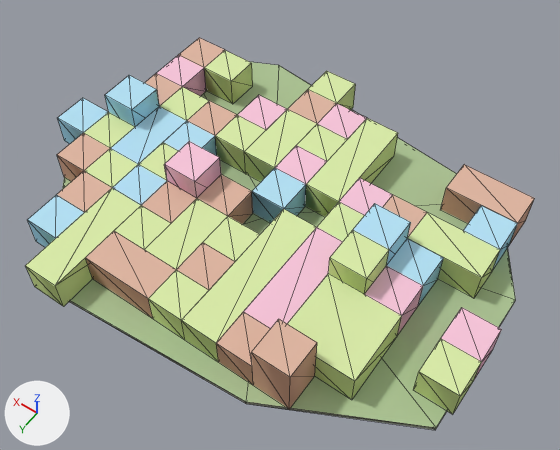
One commit to the glTF model godot_project/remake/sky/islands/SKY-054.lod2.glb: the scene before it, then after it.
Rendered twice from a 50 mm lens placed at (-116.0, 155.0, 241.0), pointed at (-3.0, -2.0, -7.0). The lights are fixed; the arrows at lower left show +X, +Y and +Z. The older version comes first. Mesh edges are drawn as thin lines. Vertices at exactly the same position are counted once.

The first picture shows 'deck', 'rock', 'warren_hull'.
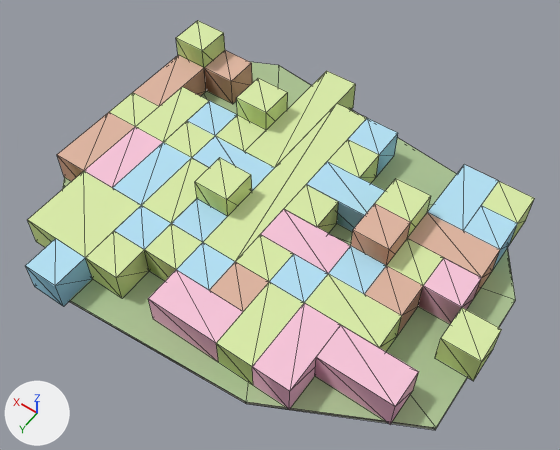
What the commit changed:
me_warren_hull is used by ob_warren_hull; location (0.0, 0.0, 0.0).
me_warren_hull had 218 vertices, 540 faces and spanned x -99.0..96.0, y -72.0..78.0, z 0.0..23.0.
me_warren_hull now has 201 vertices, 480 faces and spans x -99.0..81.0, y -72.0..78.0, z 0.0..23.0.
me_warren_hull part 1: 29 vertices removed from x 6.0..96.0, y -57.0..18.0, z 0.0..23.0; 10 vertices added at x 6.0..81.0, y -57.0..18.0, z 23.0.
me_warren_hull part 2: 3 vertices moved from x -69.0..-54.0, y 48.0, z 0.0..23.0 to x -69.0..-54.0, y 33.0..48.0, z 0.0..13.0; 11 vertices removed from x -99.0..-9.0, y 18.0..63.0, z 0.0..23.0; 13 vertices added at x -84.0..21.0, y 18.0..63.0, z 0.0..13.0.
me_warren_hull part 3: 2 vertices removed from x -54.0, y -42.0, z 0.0..13.0; 6 vertices added at x -69.0..-24.0, y -57.0..-27.0, z 0.0..23.0.
me_warren_hull part 4: 4 vertices removed from x 51.0..66.0, y 48.0, z 0.0..13.0.
me_warren_hull part 5: 128 kept faces spanning x -99.0..81.0, y -57.0..78.0, z 0.0..23.0 get new vertex colours.

Changed parts and their boxes [x1, y1, x2, y2] in the pictures (560 x 450 px; the box of a moved part takes in the faces that stretch with it):
'warren_hull', reshaped (8% taller)
    before: [25, 38, 535, 414]
    after: [25, 20, 535, 425]
part 1 of me_warren_hull, reshaped
    before: [57, 38, 348, 223]
    after: [176, 20, 288, 216]
part 2 of me_warren_hull, moved or reshaped
    before: [148, 210, 481, 414]
    after: [85, 231, 419, 425]
part 3 of me_warren_hull, built on
    before: [441, 165, 517, 223]
    after: [348, 118, 534, 230]
part 4 of me_warren_hull, deleted
    before: [27, 171, 112, 238]
part 5 of me_warren_hull, recoloured
    both: [26, 50, 535, 384]
